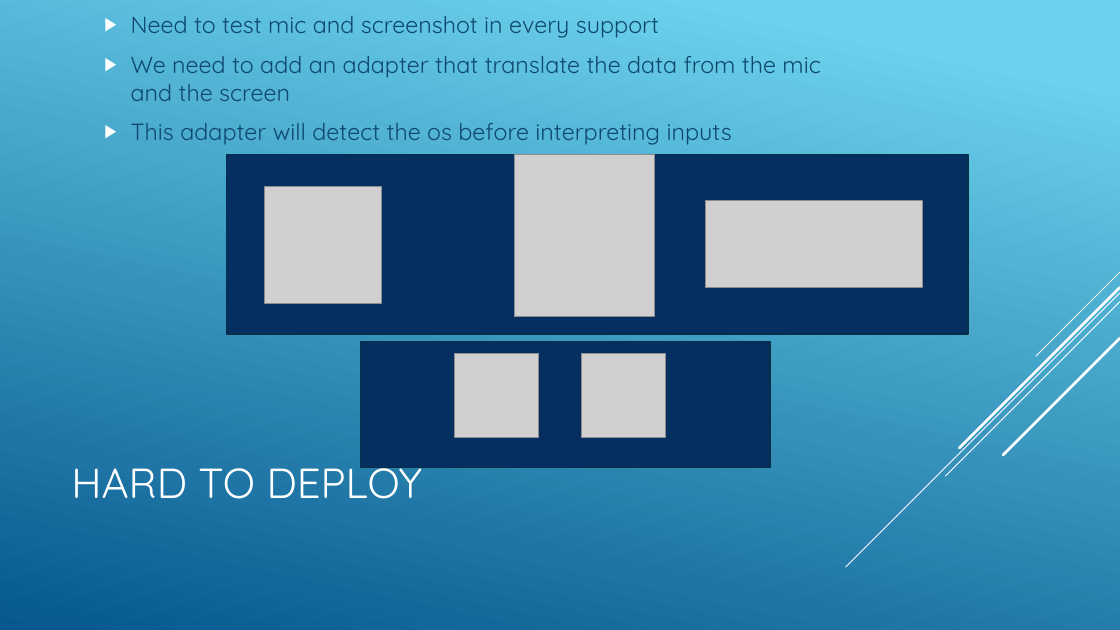
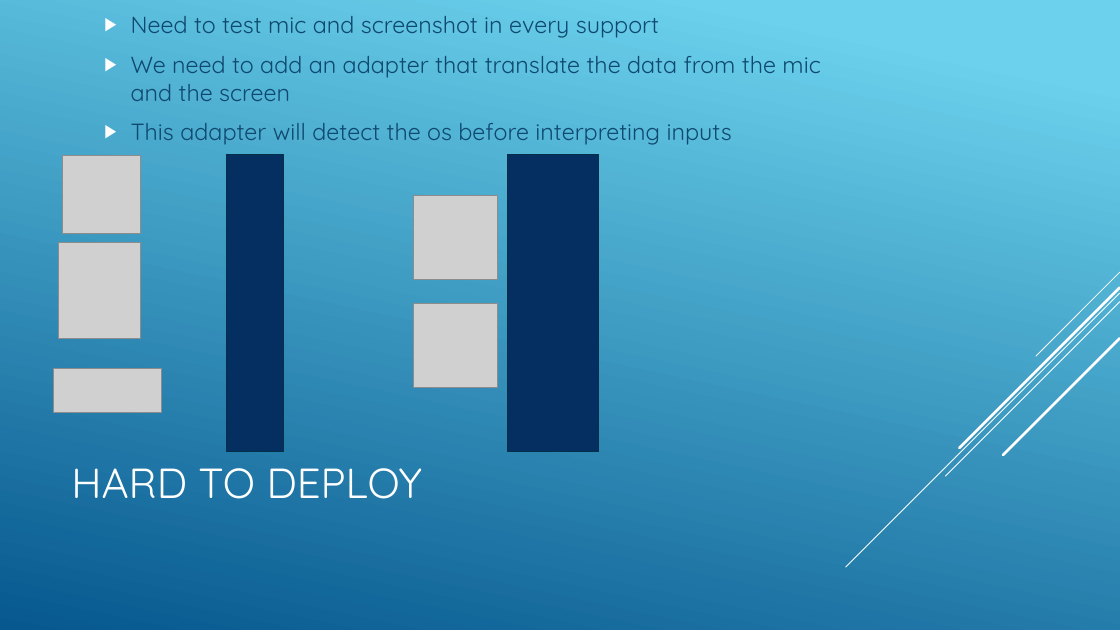
Before and after one commit to jnguyen1192/SIA, a slide deck: slide 7 of SAI_presentation.pptx. Drawn at 1120x630 pixels with LibreOffice and Linux fonts; fonts in the diff are those of the drawing; grey boxes stand for pictures. Boxes give left, top, right and bottom in pixels: in the first picture for what was removed or moved away, otherwise in the second. Text is boxed around its words. In the diff, an @@ line names an element or a change of style, - is before the commit and + after.

Commit message:
#12 Boxes placements updated on issues slides

```diff
--- a/SAI_presentation.pptx
+++ b/SAI_presentation.pptx
@@ picture resized from (x1=265, y1=187, x2=381, y2=303) to (x1=62, y1=155, x2=140, y2=234) @@
@@ rectangle resized from (x1=227, y1=155, x2=969, y2=334) to (x1=227, y1=155, x2=284, y2=452) @@
@@ rectangle resized from (x1=360, y1=342, x2=770, y2=468) to (x1=508, y1=155, x2=599, y2=452) @@
@@ picture moved from (x1=455, y1=353, x2=539, y2=437) to (x1=414, y1=195, x2=498, y2=279) @@
@@ picture resized from (x1=514, y1=155, x2=655, y2=317) to (x1=58, y1=243, x2=140, y2=339) @@
@@ picture moved from (x1=581, y1=353, x2=665, y2=437) to (x1=414, y1=303, x2=498, y2=387) @@
@@ picture resized from (x1=706, y1=201, x2=923, y2=287) to (x1=53, y1=369, x2=161, y2=413) @@
```
